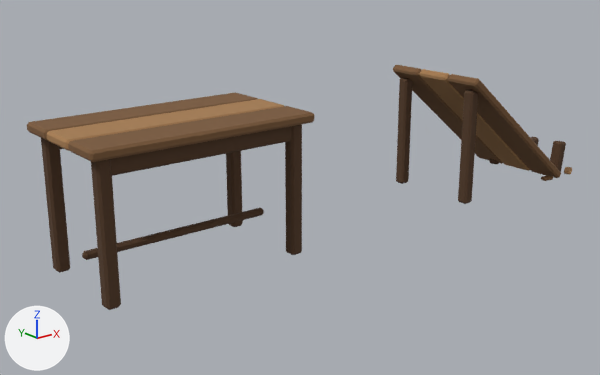
One commit to the Blender file models/furniture/table_wood.blend: the scene before it, then after it.
Camera for both pictures: a 50 mm lens placed at (-1.39, -3.46, 1.63), pointed at (1.57, 0.24, 0.15). Every picture has the same lights, and +X, +Y and +Z are marked at lower left. The picture after the commit comes second.

Names of what the first picture shows: 'table_wood_obedennyy_broken', 'table_wood_obedennyy_idle'.
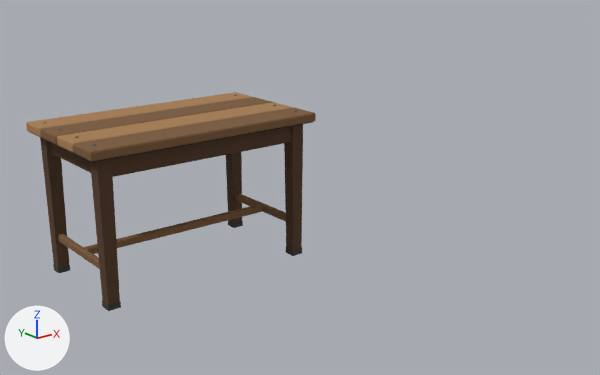
What changed in the scene script:
```text
Change me_table_wood_obedennyy_idle:
    remove me_table_wood_obedennyy_idle.from_pydata(...)  # 240 vertices, 260 faces; spans x -0.6..0.6, y -0.348..0.348, z 0.0..0.75
    add me_table_wood_obedennyy_idle.from_pydata(...)  # 576 vertices, 552 faces; spans x -0.6..0.6, y -0.35..0.35, z 0.0..0.753
    me_table_wood_obedennyy_idle part 1: a new loose piece, a box spanning x -0.55..-0.49, y -0.3..-0.24, z 0.0..0.03, in mat_palette (picture img_palette_png)
    me_table_wood_obedennyy_idle part 2: a new loose piece, a box spanning x -0.55..-0.49, y 0.24..0.3, z 0.0..0.03, in mat_palette (picture img_palette_png)
    me_table_wood_obedennyy_idle part 3: a new loose piece, a box spanning x 0.49..0.55, y -0.3..-0.24, z 0.0..0.03, in mat_palette (picture img_palette_png)
    me_table_wood_obedennyy_idle part 4: a new loose piece, a box spanning x 0.49..0.55, y 0.24..0.3, z 0.0..0.03, in mat_palette (picture img_palette_png)
    me_table_wood_obedennyy_idle part 5: the loose piece of 24 vertices spanning x -0.6..0.6, y -0.348..-0.119, z 0.7..0.75 is rebuilt with 56 vertices and now spans x -0.6..0.6, y -0.35..-0.18, z 0.705..0.75
    me_table_wood_obedennyy_idle part 6: the loose piece of 24 vertices spanning x 0.485..0.555, y 0.235..0.305, z 0.0..0.7 is rebuilt with 8 vertices and now spans x 0.486..0.554, y 0.236..0.304, z 0.03..0.705
    me_table_wood_obedennyy_idle part 7: the loose piece of 24 vertices spanning x -0.54..0.54, y -0.295..-0.265, z 0.61..0.7 is rebuilt with 24 vertices and now spans x -0.52..0.52, y -0.292..-0.268, z 0.605..0.705
    me_table_wood_obedennyy_idle part 8: the loose piece of 24 vertices spanning x 0.485..0.555, y -0.305..-0.235, z 0.0..0.7 is rebuilt with 8 vertices and now spans x 0.486..0.554, y -0.304..-0.236, z 0.03..0.705
    me_table_wood_obedennyy_idle part 9: the loose piece of 24 vertices spanning x -0.6..0.6, y 0.119..0.348, z 0.7..0.75 is rebuilt with 56 vertices and now spans x -0.6..0.6, y 0.18..0.35, z 0.705..0.75
    me_table_wood_obedennyy_idle part 10: the loose piece of 24 vertices spanning x -0.555..-0.485, y 0.235..0.305, z 0.0..0.7 is rebuilt with 8 vertices and now spans x -0.554..-0.486, y 0.236..0.304, z 0.03..0.705
    me_table_wood_obedennyy_idle part 11: the loose piece of 24 vertices spanning x -0.6..0.6, y -0.115..0.115, z 0.7..0.75 is rebuilt with 56 vertices and now spans x -0.6..0.6, y 0.003..0.174, z 0.705..0.75
    me_table_wood_obedennyy_idle part 12: the loose piece of 24 vertices spanning x -0.555..-0.485, y -0.305..-0.235, z 0.0..0.7 is rebuilt with 8 vertices and now spans x -0.554..-0.486, y -0.304..-0.236, z 0.03..0.705
    me_table_wood_obedennyy_idle part 13: the loose piece of 24 vertices spanning x -0.52..0.52, y -0.02..0.02, z 0.14..0.18 is rebuilt with 24 vertices and now spans x -0.51..0.51, y -0.015..0.015, z 0.16..0.2
    me_table_wood_obedennyy_idle part 14: a new loose piece of 56 vertices spanning x -0.6..0.6, y -0.174..-0.003, z 0.705..0.75, in mat_palette (picture img_palette_png)
    me_table_wood_obedennyy_idle part 15: a new loose piece of 24 vertices spanning x -0.532..-0.507, y -0.27..0.27, z 0.605..0.705, in mat_palette (picture img_palette_png)
    me_table_wood_obedennyy_idle part 16: a new loose piece of 24 vertices spanning x -0.535..-0.505, y -0.26..0.26, z 0.16..0.2, in mat_palette (picture img_palette_png)
    me_table_wood_obedennyy_idle part 17: a new loose piece of 24 vertices spanning x 0.505..0.535, y -0.26..0.26, z 0.16..0.2, in mat_palette (picture img_palette_png)
    other edits to the shape of me_table_wood_obedennyy_idle do not show in these pictures
Remove ob_table_wood_obedennyy_broken:
    ob_table_wood_obedennyy_broken = bpy.data.objects.new('table_wood_obedennyy_broken', me_table_wood_obedennyy_broken)
```

What differs and where, as boxes (x1, y1, x2, y2) in the pictures (600 x 375 px):
'table_wood_obedennyy_idle', reshaped: before (27, 92, 314, 310); after (26, 92, 316, 311)
'table_wood_obedennyy_broken', deleted (brown): before (393, 65, 572, 204)
part 1 of me_table_wood_obedennyy_idle, added: after (102, 301, 121, 311)
part 2 of me_table_wood_obedennyy_idle, added: after (53, 264, 70, 273)
part 3 of me_table_wood_obedennyy_idle, added: after (286, 247, 302, 256)
part 4 of me_table_wood_obedennyy_idle, added: after (228, 220, 243, 228)
part 5 of me_table_wood_obedennyy_idle, rebuilt: before (68, 106, 314, 162); after (74, 108, 316, 161)
part 6 of me_table_wood_obedennyy_idle, rebuilt: before (226, 151, 243, 227); after (226, 152, 242, 223)
part 7 of me_table_wood_obedennyy_idle, rebuilt: before (111, 126, 291, 176); after (112, 126, 291, 177)
part 8 of me_table_wood_obedennyy_idle, rebuilt (11% wider): before (285, 124, 302, 255); after (284, 124, 303, 250)
part 9 of me_table_wood_obedennyy_idle, rebuilt (8% shorter): before (27, 92, 258, 141); after (26, 92, 252, 137)
part 10 of me_table_wood_obedennyy_idle, rebuilt: before (41, 138, 70, 273); after (40, 137, 69, 268)
part 11 of me_table_wood_obedennyy_idle, rebuilt (8% shorter): before (47, 99, 284, 151); after (41, 97, 272, 145)
part 12 of me_table_wood_obedennyy_idle, rebuilt: before (91, 159, 121, 310); after (90, 159, 120, 305)
part 13 of me_table_wood_obedennyy_idle, rebuilt: before (82, 208, 264, 260); after (84, 204, 262, 254)
part 14 of me_table_wood_obedennyy_idle, added (brown): after (57, 102, 293, 153)
part 15 of me_table_wood_obedennyy_idle, added (brown): after (50, 142, 91, 173)
part 16 of me_table_wood_obedennyy_idle, added (brown): after (58, 234, 100, 269)
part 17 of me_table_wood_obedennyy_idle, added: after (235, 193, 286, 222)
